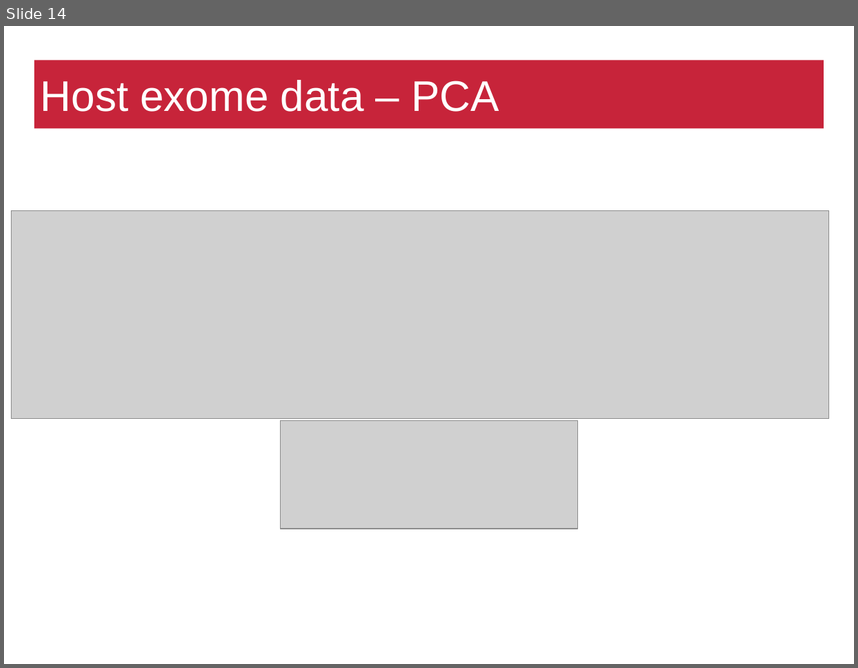
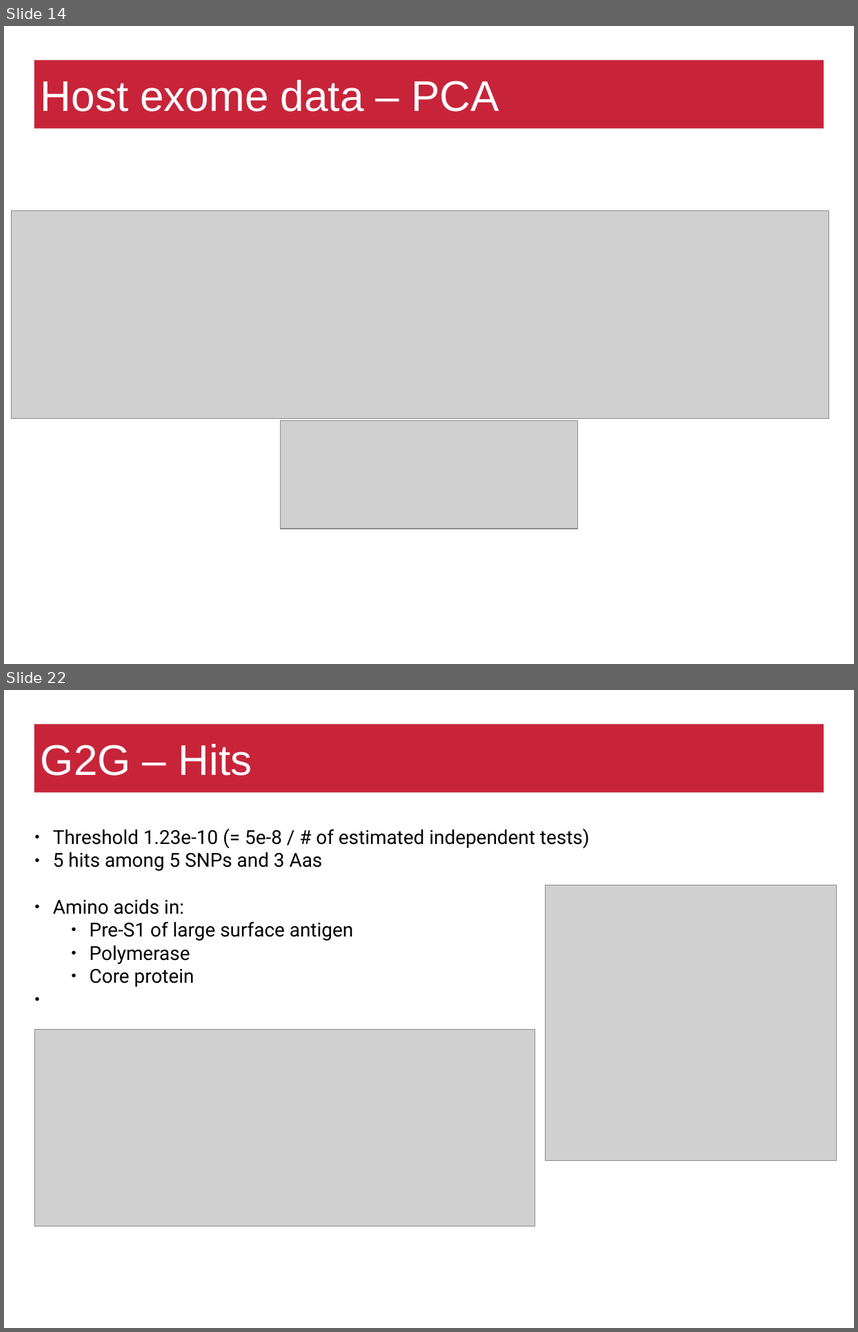
Before and after one commit to matthiaszeller/HBV, a slide deck: Presentation.odp. Shown one above the other, each under a label of ours: slide 14 before the commit, slides 14 and 22 after it; the slides between them are not shown. The pictures are 858x668 and 858x1332 pixels, drawn with LibreOffice and Linux fonts; fonts in the diff are those of the drawing; grey boxes stand for pictures; background and template pictures are left out. Boxes give left, top, right and bottom in pixels: in the first picture for what was removed or moved away, otherwise in the second. Text is boxed around its words. In the diff, an @@ line names an element or a change of style, - is before the commit and + after.

```diff
--- a/Presentation.odp
+++ b/Presentation.odp
@@ slide 22 added at box(4, 690, 854, 1328), background #FFFFFF @@
@@ title added at box(34, 724, 824, 793), fill #C7243A, 40 pt, text #FFFFFF @@
+G2G – Hits
@@ text added at box(53, 829, 590, 987), 18 pt, text #000000 @@
+● Threshold 1.23e-10 (= 5e-8 / # of estimated independent tests)
+● 5 hits among 5 SNPs and 3 Aas
+● Amino acids in:
+    ● Pre-S1 of large surface antigen
+    ● Polymerase
+    ● Core protein
@@ picture added at box(546, 885, 837, 1161) @@
@@ picture added at box(35, 1029, 535, 1226) @@
@@ page number added at box(648, 1283, 846, 1327), 14 pt, text #FFFFFF @@
+22
```
Also in this commit, not shown: 9 slides changed, 4 other slides added, 4 slides removed.
